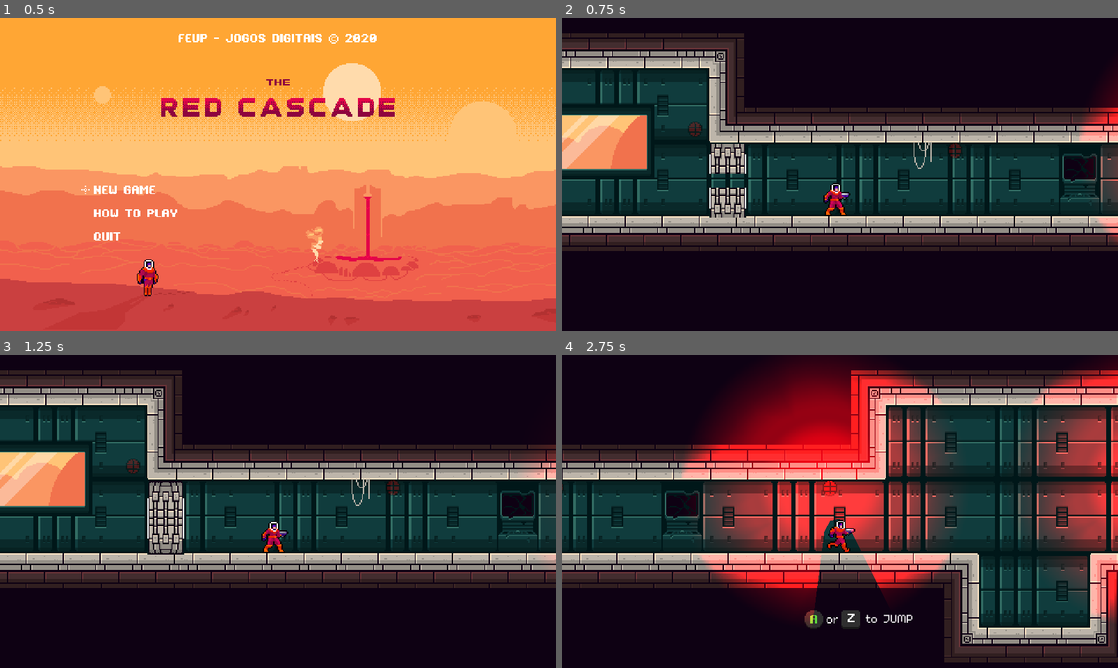
Above: before the commit, frames 1-4 (two rows, left to right).
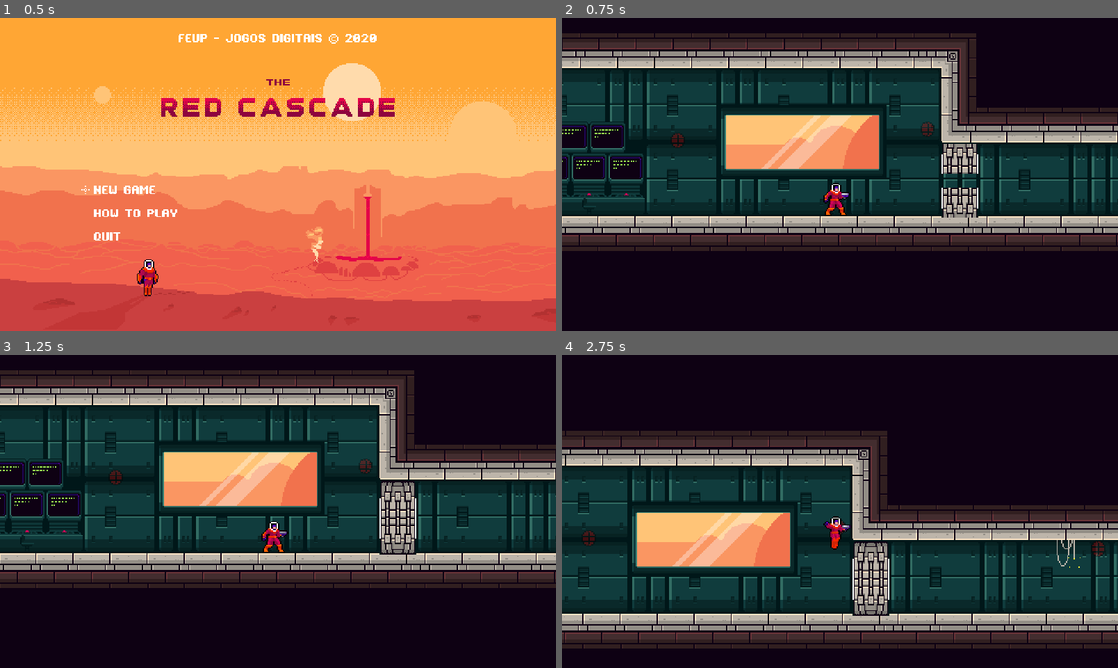
Above: after the commit, the same moments.

Repository: JuroUhlar/Red_cascade_project
Game: Godot game, scene res://scenes/TitleScreen.tscn
Two runs of this game, one before a commit and one after it. Both use one fixed random seed, a clock stepped at 60 frames per second and the inputs below.
Inputs (mouse positions are in pixels of both pictures, inside the frame that each line leads up to):
- Up to frame 1 (0.5 s): no input
- Up to frame 2 (0.75 s): click (689, 190) at 0.5 s
- Up to frame 3 (1.25 s): no input
- Up to frame 4 (2.75 s): move the mouse to (962, 495) at 1.27 s; hold Right (move_right) from 1.28 s (still down); tap X (dash) at 1.35 s; tap Space (jump) at 1.52, 2.27 s; move the mouse to (728, 527) at 2.02 s; tap S (interact) at 2.1 s

Frame 1 is identical in both runs. In frame 2, 30% of the frame differs, in the area x 0-100%, y 4-75%; in frame 3, 29%; in frame 4, 72%, in the area x 0-100%, y 0-99%.

Commit message:
Change friend name to Tom

Diff:
--- a/scenes/Demo_Level.tscn
+++ b/scenes/Demo_Level.tscn
@@ -757,7 +757,7 @@
 position = Vector2( 3585, 435 )
 
 [node name="Player" parent="." instance=ExtResource( 22 )]
-position = Vector2( 561.899, 1246.64 )
+position = Vector2( 361.422, 1243.78 )
 
 [node name="Dash_upgrade" parent="." instance=ExtResource( 23 )]
 position = Vector2( 3700, 434 )
@@ -834,7 +834,7 @@
 position = Vector2( 2784.09, 1088.29 )
 player_path = NodePath("../../Player")
 triggerable = false
-line = "Oh no... Martin..."
+line = "Oh no... Tom..."
 
 [node name="Hint_trigger_shoot" parent="Objects" instance=ExtResource( 29 )]
 position = Vector2( 3292.06, 917.519 )
@@ -873,7 +873,7 @@
 
 [node name="Dialogue_friend_primary" parent="CanvasLayer" instance=ExtResource( 32 )]
 visible = false
-texts = [ "Good to see you buddy! We are fucked!", "Martin! Are you alright? Your leg...", "Yeah.. …(282 unchanged characters)…
+texts = [ "Good to see you buddy! We are fucked!", "Tom! Are you alright? Your leg...", "Yeah.. …(282 unchanged characters)…
 avatarTextures = [ ExtResource( 33 ), ExtResource( 34 ), ExtResource( 33 ), ExtResource( 34 ), ExtResource( 33 ), ExtResource( 34 ) ]
 
 [node name="Dialogue_friend_secondary" parent="CanvasLayer" instance=ExtResource( 32 )]
